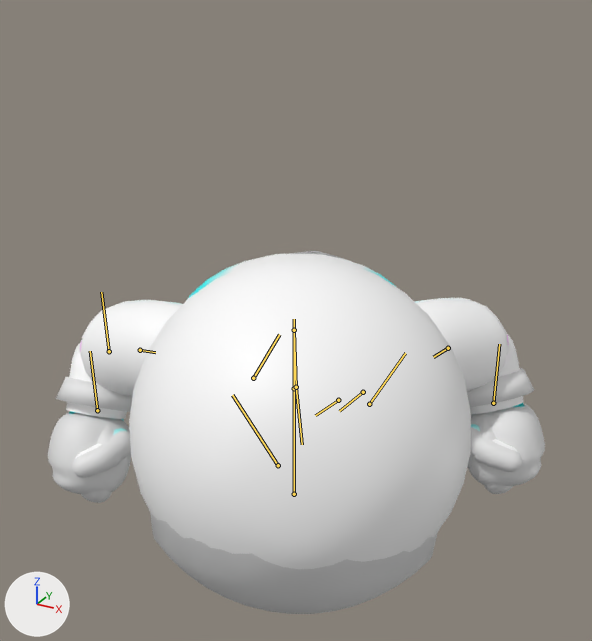
Two versions of the glTF model godot/models/base_rig.glb, one commit apart.
Rendered twice from a 50 mm camera at (1.22, -2.21, 1.81) aimed at (0.11, -0.2, 0.8). The lights are fixed; the arrows at lower left show +X, +Y and +Z. The older version comes first. Both versions are drawn at frame 16 of the action 'attack_claws'; the numbers are the values there. The bones that change, and the others that lie on the model, are drawn over the model as lines.

Names of what the first picture shows: 'Belt', 'Cuff.L', 'Cuff.R', 'Face', 'FistBare.L', 'FistBare.R', 'FistGlove.L', 'FistGlove.R', 'Hand.L', 'Hand.R', 'Mitt.R', 'Shirt', 'Skin'.
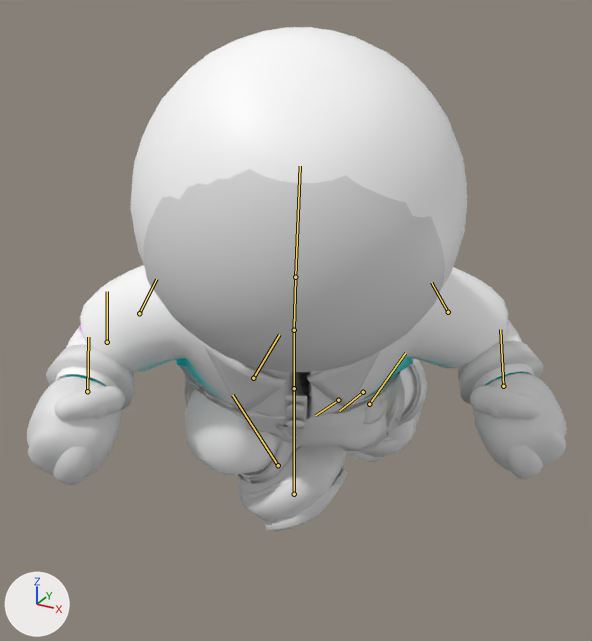
Where the change shows, as pixel boxes (x1, y1, x2, y2) in the pictures (592 x 641 px):
```json
{"object": "Skin", "change": "posed", "before": [66, 257, 524, 569], "after": [55, 27, 534, 497], "on screen": "50% taller"}
{"object": "Face", "change": "posed", "before": [150, 513, 438, 614], "after": [143, 169, 445, 372]}
{"object": "Shirt", "change": "posed", "before": [81, 254, 508, 396], "after": [80, 265, 508, 420], "on screen": "9% taller"}
{"object": "FistGlove.L", "change": "posed", "before": [48, 412, 131, 495], "after": [27, 376, 125, 477], "on screen": "18% wider, 21% taller"}
{"object": "FistGlove.R", "change": "posed", "before": [467, 403, 545, 486], "after": [470, 373, 567, 471]}
{"object": "Cuff.L", "change": "posed", "before": [56, 377, 133, 412], "after": [46, 344, 134, 410]}
{"object": "Cuff.R", "change": "posed", "before": [467, 368, 534, 407], "after": [458, 341, 544, 404]}
{"object": "Hand.L", "change": "posed", "before": [81, 417, 121, 503], "after": [53, 381, 108, 485]}
{"object": "Hand.R", "change": "posed", "before": [473, 412, 513, 494], "after": [488, 379, 543, 479]}
{"object": "FistBare.L", "change": "posed", "before": [69, 411, 127, 459], "after": [65, 374, 106, 387], "on screen": "mostly hidden"}
{"object": "FistBare.R", "change": "posed", "before": [471, 424, 518, 452], "on screen": "not visible afterwards"}
{"object": "Mitt.R", "change": "posed", "before": [513, 403, 525, 407], "after": [484, 371, 529, 386], "on screen": "mostly hidden"}
{"object": "Boot", "change": "unchanged, uncovered by the edit", "after": [238, 359, 427, 523]}
{"bone": "spine", "before": "(294, 330) to (296, 387)", "after": "(294, 330) to (295, 277)"}
```

Scene script edits in JSON lines:
```json
{"block": "bone_spine", "where": "bone_spine = bpy.data.objects['Rig'].pose.bones['spine']  # child of 'hips'"}
{"op": "set", "path": "bone_spine.rotation_quaternion", "old": "(0.722, 0.643, 0.191, -0.17)", "new": "(0.879, 0.403, 0.232, -0.106)", "note": "degrees (83, 30, 0) -> degrees (49, 30, 0)"}
```
